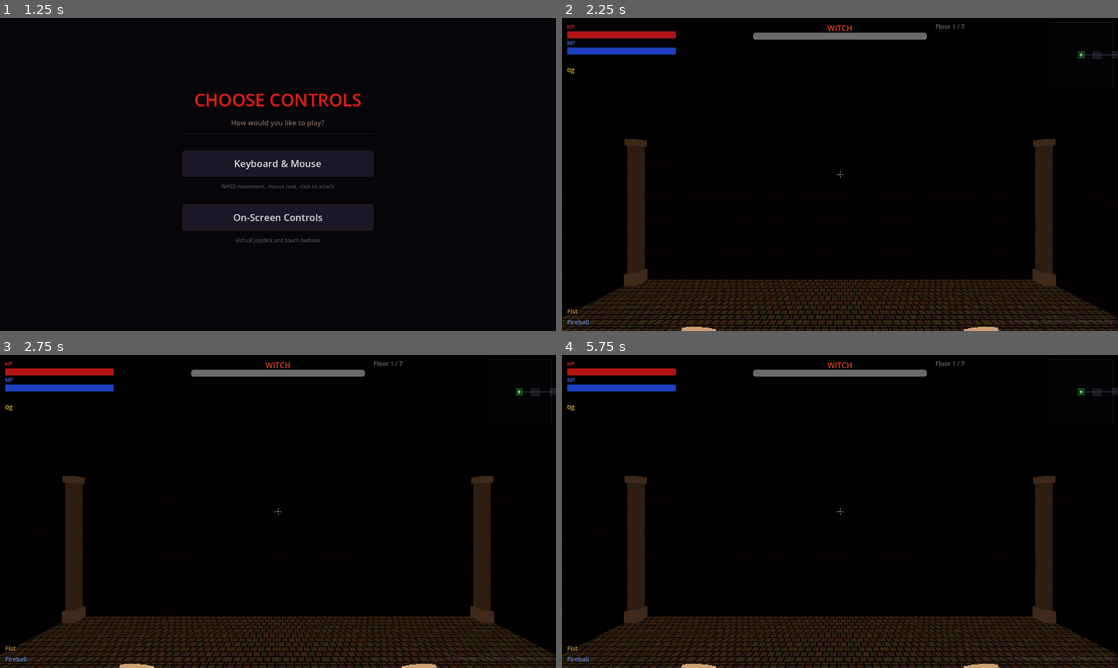
Above: before the commit, frames 1-4 (two rows, left to right).
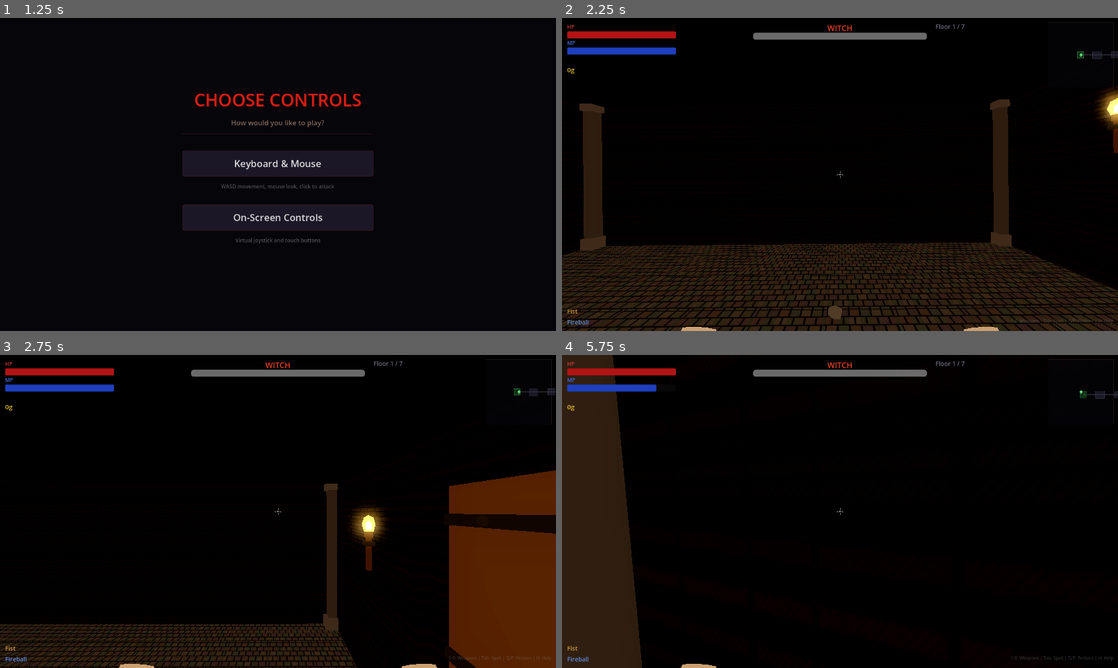
Above: after the commit, the same moments.

Repository: Edub-is-cool/games
Game: Godot game, scene res://scenes/ui/main_menu.tscn
Two runs of this game, one before a commit and one after it. Both use one fixed random seed, a clock stepped at 60 frames per second and the inputs below.
Inputs (mouse positions are in pixels of both pictures, inside the frame that each line leads up to):
- Up to frame 1 (1.25 s): click "Play Campaign" at 0.5 s
- Up to frame 2 (2.25 s): click "Keyboard & Mouse" at 1.25 s; tap Enter at 2 s; move the mouse to (962, 158) at 2.02 s; press the mouse at (962, 158) at 2.03 s; hold D (move_right) from 2.03 s (still down)
- Up to frame 3 (2.75 s): keep holding D (move_right); tap Space (jump) at 2.27 s
- Up to frame 4 (5.75 s): move the mouse to (812, 511) at 2.77 s; release D (move_right) at 2.78 s; release the mouse at (812, 511) at 2.78 s; hold W (move_forward) from 2.78 s (still down); right-click (812, 511) at 2.85 s; tap Space (jump) at 3.02, 4.52, 5.27 s; move the mouse to (851, 505) at 3.52 s; hold Tab (cycle_spell) 3.53-4.28 s; move the mouse to (834, 517) at 4.27 s; tap Z (cycle_weapon) at 4.35 s; move the mouse to (878, 514) at 5.02 s; hold E (interact) from 5.03 s (still down)

Frame 1 is identical in both runs. In frame 2, 19% of the frame differs, in the area x 0-100%, y 10-100%; in frame 3, 20%; in frame 4, 22%, in the area x 0-100%, y 0-100%.
Error before the commit: Parse Error: Cannot infer the type of "freq" variable because the value doesn't have a set type. (res://scripts/autoload/sound_manager.gd:320)

Commit message:
Update Dark Tunnels web export
Co-Authored-By: Claude Opus 4.6 (1M context) <noreply@anthropic.com>

Diff:
--- a/dark-tunnels/scenes/player/player.tscn
+++ b/dark-tunnels/scenes/player/player.tscn
@@ -29,51 +29,56 @@
 transform = Transform3D(1, 0, 0, 0, 1, 0, 0, 0, 1, 0, 0.9, 0)
 shape = SubResource("CapsuleShape3D_player")
 
-; === VISIBLE BODY (seen when looking down) ===
-; Torso
-[node name="Torso" type="CSGCylinder3D" parent="."]
+; === VISIBLE BODY (no collision, visual only) ===
+[node name="Body" type="Node3D" parent="."]
+
+[node name="Torso" type="CSGCylinder3D" parent="Body"]
 transform = Transform3D(1, 0, 0, 0, 1, 0, 0, 0, 1, 0, 0.9, 0.05)
 radius = 0.25
 height = 0.7
 sides = 10
+use_collision = false
 material = SubResource("StandardMaterial3D_armor")
 
-; Legs
-[node name="LegL" type="CSGCylinder3D" parent="."]
+[node name="LegL" type="CSGCylinder3D" parent="Body"]
 transform = Transform3D(1, 0, 0, 0, 1, 0, 0, 0, 1, -0.1, 0.3, 0)
 radius = 0.08
 height = 0.5
 sides = 8
+use_collision = false
 material = SubResource("StandardMaterial3D_armor")
 
-[node name="LegR" type="CSGCylinder3D" parent="."]
+[node name="LegR" type="CSGCylinder3D" parent="Body"]
 transform = Transform3D(1, 0, 0, 0, 1, 0, 0, 0, 1, 0.1, 0.3, 0)
 radius = 0.08
 height = 0.5
 sides = 8
+use_collision = false
 material = SubResource("StandardMaterial3D_armor")
 
-[node name="BootL" type="CSGSphere3D" parent="."]
+[node name="BootL" type="CSGSphere3D" parent="Body"]
 transform = Transform3D(1.2, 0, 0, 0, 0.4, 0, 0, 0, 1.5, -0.1, 0.06, -0.03)
 radius = 0.07
 radial_segments = 6
 rings = 3
+use_collision = false
 material = SubResource("StandardMaterial3D_armor")
 
-[node name="BootR" type="CSGSphere3D" parent="."]
+[node name="BootR" type="CSGSphere3D" parent="Body"]
 transform = Transform3D(1.2, 0, 0, 0, 0.4, 0, 0, 0, 1.5, 0.1, 0.06, -0.03)
 radius = 0.07
 radial_segments = 6
 rings = 3
+use_collision = false
 material = SubResource("StandardMaterial3D_armor")
 
-; Belt
-[node name="Belt" type="CSGTorus3D" parent="."]
+[node name="Belt" type="CSGTorus3D" parent="Body"]
 transform = Transform3D(1, 0, 0, 0, 1, 0, 0, 0, 1, 0, 0.6, 0)
 inner_radius = 0.22
 outer_radius = 0.26
 sides = 10
 ring_sides = 5
+use_collision = false
 material = SubResource("StandardMaterial3D_glove")
 
 [node name="Head" type="Node3D" parent="."]
@@ -83,13 +88,13 @@
 current = true
 fov = 75.0
 
-; === FIRST-PERSON ARMS (attached to camera, always visible) ===
-; Right arm
+; === FIRST-PERSON ARMS (no collision, visual only) ===
 [node name="ArmR" type="CSGCylinder3D" parent="Head/Camera3D"]
 transform = Transform3D(0.97, 0, 0.26, 0, 1, 0, -0.26, 0, 0.97, 0.3, -0.35, -0.15)
 radius = 0.04
 height = 0.35
 sides = 8
+use_collision = false
 material = SubResource("StandardMaterial3D_armor")
 
 [node name="ForearmR" type="CSGCylinder3D" parent="Head/Camera3D"]
@@ -97,19 +102,21 @@
 radius = 0.035
 height = 0.25
 sides = 8
+use_collision = false
 material = SubResource("StandardMaterial3D_skin")
 
 [node name="HandR" type="CSGSphere3D" parent="Head/Camera3D"]
 transform = Transform3D(1, 0, 0, 0, 1, 0, 0, 0, 1, 0.3, -0.48, -0.48)
 radius = 0.04
+use_collision = false
 material = SubResource("StandardMaterial3D_glove")
 
-; Left arm
 [node name="ArmL" type="CSGCylinder3D" parent="Head/Camera3D"]
 transform = Transform3D(0.97, 0, -0.26, 0, 1, 0, 0.26, 0, 0.97, -0.3, -0.35, -0.15)
 radius = 0.04
 height = 0.35
 sides = 8
+use_collision = false
 material = SubResource("StandardMaterial3D_armor")
 
 [node name="ForearmL" type="CSGCylinder3D" parent="Head/Camera3D"]
@@ -117,11 +124,13 @@
 radius = 0.035
 height = 0.25
 sides = 8
+use_collision = false
 material = SubResource("StandardMaterial3D_skin")
 
 [node name="HandL" type="CSGSphere3D" parent="Head/Camera3D"]
 transform = Transform3D(1, 0, 0, 0, 1, 0, 0, 0, 1, -0.3, -0.48, -0.48)
 radius = 0.04
+use_collision = false
 material = SubResource("StandardMaterial3D_glove")
 
 [node name="InteractionRay" type="RayCast3D" parent="Head/Camera3D"]
--- a/dark-tunnels/scripts/autoload/sound_manager.gd
+++ b/dark-tunnels/scripts/autoload/sound_manager.gd
@@ -259,7 +259,6 @@
 	buf.resize(count)
 	for i in range(count):
 		var t := float(i) / rate
-		var prog := t / dur
 		# Liquid bubble sound
 		var bubble_freq := 400.0 + sin(t * 8.0 * TAU) * 200.0
 		var env := exp(-t * 5.0)
@@ -317,7 +316,7 @@
 		var t := float(i) / rate
 		var prog := t / dur
 		var note_idx := mini(int(prog * notes.size()), notes.size() - 1)
-		var freq := notes[note_idx]
+		var freq: float = notes[note_idx]
 		var note_t := fmod(prog * notes.size(), 1.0)
 		var env := (1.0 - note_t * 0.3) * (1.0 - prog * 0.2)
 		var val := sin(t * freq * TAU) * 0.35
--- a/dark-tunnels/scripts/enemies/bone_rattler.gd
+++ b/dark-tunnels/scripts/enemies/bone_rattler.gd
@@ -92,10 +92,10 @@
 
 func _shoot_bolt() -> void:
 	attack_timer.start()
-	var bolt := bolt_scene.instantiate()
+	var bolt: Node3D = bolt_scene.instantiate() as Node3D
 	get_tree().current_scene.add_child(bolt)
 	bolt.global_position = global_position + Vector3(0, 1.2, 0)
-	var dir := (player.global_position + Vector3(0, 1, 0) - bolt.global_position).normalized()
+	var dir: Vector3 = (player.global_position + Vector3(0, 1, 0) - bolt.global_position).normalized()
 	bolt.direction = dir
 	SoundManager.play_sound("fireball")
 
--- a/dark-tunnels/scripts/enemies/boss_colossus.gd
+++ b/dark-tunnels/scripts/enemies/boss_colossus.gd
@@ -1,7 +1,6 @@
 extends "res://scripts/enemies/boss.gd"
 
 # Phase 1: Slow sweeps. Phase 2 (50%): Spawns bone projectiles. Phase 3 (25%): Faster.
-var phase: int = 1
 var projectile_timer: float = 0.0
 const PROJECTILE_COOLDOWN := 2.0
 var bolt_scene: PackedScene = preload("res://scenes/magic/skeleton_arrow.tscn")
@@ -11,10 +10,10 @@
 		return
 
 	# Phase transitions
-	if phase == 1 and health <= max_health / 2:
+	if phase == 1 and health <= int(max_health * 0.5):
 		phase = 2
 		speed = base_speed * 0.8
-	elif phase == 2 and health <= max_health / 4:
+	elif phase == 2 and health <= int(max_health * 0.25):
 		phase = 3
 		speed = base_speed * 1.8
 		attack_range = 3.0
@@ -57,11 +56,10 @@
 		return
 	SoundManager.play_sound("sword")
 	for i in range(3):
-		var arrow := bolt_scene.instantiate()
+		var arrow: Node3D = bolt_scene.instantiate() as Node3D
 		get_tree().current_scene.add_child(arrow)
 		arrow.global_position = global_position + Vector3(0, 2.5, 0)
 		var angle_offset := (float(i) - 1.0) * 0.3
 		var base_dir := (player.global_position - global_position).normalized()
-		var rot := Transform3D().rotated(Vector3.UP, angle_offset)
-		arrow.direction = rot * base_dir
+		arrow.direction = base_dir.rotated(Vector3.UP, angle_offset)
 		arrow.damage = int(damage * 0.5)
--- a/dark-tunnels/scripts/enemies/boss_eye.gd
+++ b/dark-tunnels/scripts/enemies/boss_eye.gd
@@ -1,7 +1,6 @@
 extends "res://scripts/enemies/boss.gd"
 
 # Phase 1: Tentacle slams. Phase 2 (50%): Gaze beam. Phase 3 (25%): Splits focus, rapid attacks.
-var phase: int = 1
 var gaze_timer: float = 0.0
 var slam_timer: float = 0.0
 const GAZE_COOLDOWN := 3.0
@@ -65,13 +64,12 @@
 	SoundManager.play_sound("fireball")
 	var count := 1 if phase == 2 else 3
 	for i in range(count):
-		var bolt := bolt_scene.instantiate()
+		var bolt: Node3D = bolt_scene.instantiate() as Node3D
 		get_tree().current_scene.add_child(bolt)
 		bolt.global_position = global_position + Vector3(0, 1.5, 0)
-		var base_dir := (player.global_position + Vector3(0, 1, 0) - bolt.global_position).normalized()
+		var base_dir: Vector3 = (player.global_position + Vector3(0, 1, 0) - bolt.global_position).normalized()
 		if count > 1:
 			var angle := (float(i) - 1.0) * 0.25
-			var rot := Transform3D().rotated(Vector3.UP, angle)
-			bolt.direction = rot * base_dir
+			bolt.direction = base_dir.rotated(Vector3.UP, angle)
 		else:
 			bolt.direction = base_dir
--- a/dark-tunnels/scripts/enemies/boss_hollow_king.gd
+++ b/dark-tunnels/scripts/enemies/boss_hollow_king.gd
@@ -2,7 +2,6 @@
 
 # Phase 1: Summons shadows, teleports. Phase 2 (60%): Melee + projectiles.
 # Phase 3 (30%): Rapid teleport assault. Phase 4 (10%): Desperate frenzy.
-var phase: int = 1
 var teleport_timer: float = 4.0
 var summon_timer: float = 5.0
 var projectile_timer: float = 0.0
@@ -119,13 +118,13 @@
 	SoundManager.play_sound("fireball")
 	var count := 1 if phase <= 2 else 3
 	for i in range(count):
-		var bolt := bolt_scene.instantiate()
+		var bolt: Node3D = bolt_scene.instantiate() as Node3D
 		get_tree().current_scene.add_child(bolt)
 		bolt.global_position = global_position + Vector3(0, 2.0, 0)
-		var base_dir := (player.global_position + Vector3(0, 1, 0) - bolt.global_position).normalized()
+		var base_dir: Vector3 = (player.global_position + Vector3(0, 1, 0) - bolt.global_position).normalized()
 		if count > 1:
 			var angle := (float(i) - 1.0) * 0.3
-			bolt.direction = Transform3D().rotated(Vector3.UP, angle) * base_dir
+			bolt.direction = base_dir.rotated(Vector3.UP, angle)
 		else:
 			bolt.direction = base_dir
 
--- a/dark-tunnels/scripts/enemies/boss_warden.gd
+++ b/dark-tunnels/scripts/enemies/boss_warden.gd
@@ -1,7 +1,6 @@
 extends "res://scripts/enemies/boss.gd"
 
 # Phase 1: Shield blocks frontal. Phase 2 (50%): Dual wield, faster. Phase 3 (25%): Fire AoE.
-var phase: int = 1
 var fire_timer: float = 0.0
 const FIRE_COOLDOWN := 4.0
 
--- a/dark-tunnels/scripts/player/player.gd
+++ b/dark-tunnels/scripts/player/player.gd
@@ -594,19 +594,19 @@
 		wpn.queue_free()
 
 func _animate_arm_swing() -> void:
-	var hand_r := camera.get_node_or_null("HandR")
+	var hand_r: Node3D = camera.get_node_or_null("HandR") as Node3D
 	if not hand_r:
 		return
-	var orig_pos := hand_r.position
+	var orig_pos: Vector3 = hand_r.position
 	var tw := create_tween()
 	tw.tween_property(hand_r, "position", orig_pos + Vector3(0.05, 0.1, -0.15), 0.1)
 	tw.tween_property(hand_r, "position", orig_pos, 0.15)
 
 func _animate_arm_interact() -> void:
-	var hand_r := camera.get_node_or_null("HandR")
+	var hand_r: Node3D = camera.get_node_or_null("HandR") as Node3D
 	if not hand_r:
 		return
-	var orig_pos := hand_r.position
+	var orig_pos: Vector3 = hand_r.position
 	var tw := create_tween()
 	tw.tween_property(hand_r, "position", orig_pos + Vector3(0, 0, -0.2), 0.15)
 	tw.tween_property(hand_r, "position", orig_pos, 0.2)
Not shown, changed: dark-tunnels/export/web/index.html
Not shown, changed: dark-tunnels/export/web/index.pck
